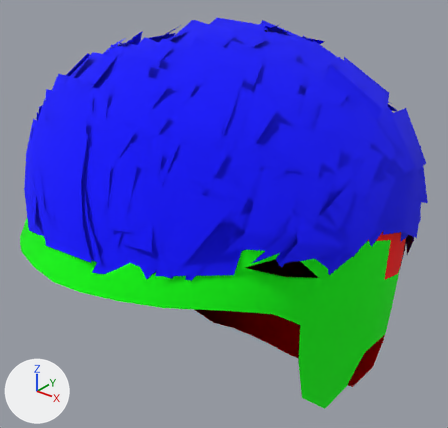
What one commit did to the OBJ model Assets/Didimo/Core/Content/Deformables/Hair/hair_003/hair_003.obj.
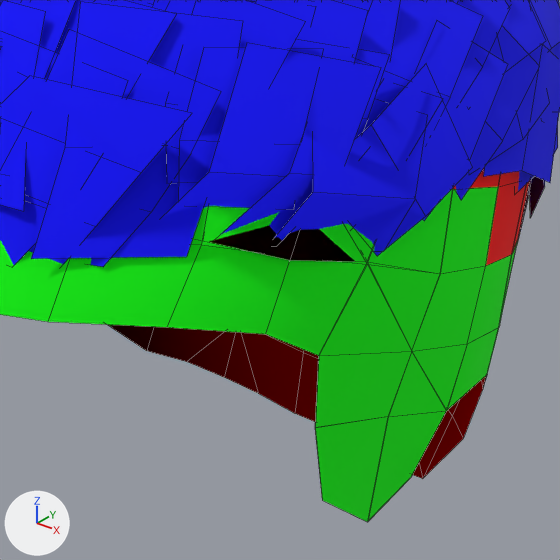
Each version is shown whole from a 50 mm lens placed at (16.1, -20.3, 190.2), pointed at (-0.4, 0.3, 177.4), then close up on the part from 31% to 94% of the width and 34% to 100% of the height. Lighting does not change. The marker at lower left points along +X, +Y and +Z. The close-ups show mesh edges as thin lines. Where no turn or scale is listed for an object, it has been applied to the vertices. Vertices at the same position are counted once.

In view in the first close-up: 'hair_003'.
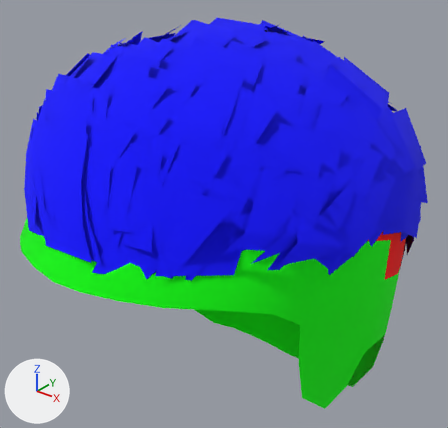
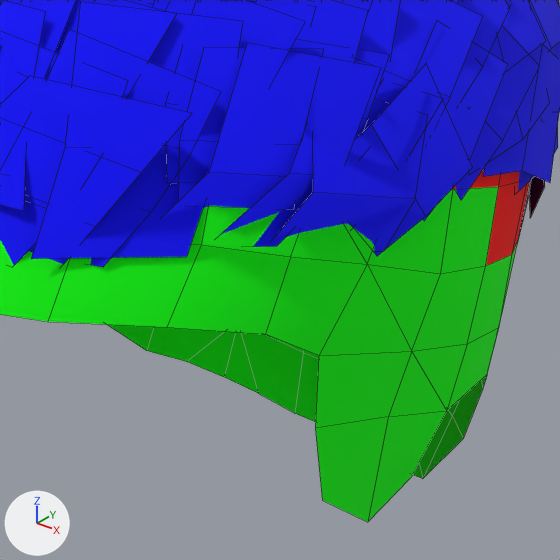
Location of each change, [x1, y1, x2, y2] in pixels of the close-ups (560 x 560 px):
part 1 of me_hair_003, cut back
    before: [209, 168, 530, 522]
    after: [266, 168, 530, 522]
part 2 of me_hair_003, recoloured (red to green)
    both: [108, 325, 463, 478]

The change, as a list of edits to the scene's bpy script:
```text
Change me_hair_003:
    used by ob_hair_003; location = (0.0, 0.0, 0.0)
    remove me_hair_003.from_pydata(...)  # 1569 vertices, 761 faces; spans x -7.9..7.9, y -9.7..9.2, z 165.8..186.4
    add me_hair_003.from_pydata(...)  # 1448 vertices, 663 faces; spans x -7.9..7.9, y -9.7..9.2, z 165.8..186.4
    me_hair_003 part 1
    121 vertices are removed from x -7.9..7.8, y -8.5..3.9, z 172.1..184.8
    238 faces are deleted
    4 vertices move within x -3.9..2.7, y -7.4..7.6, z 179.4..184.6
    80 new faces join them, mat_hair_inner (red #ff0000)
    58 new faces join them, mat_hair_inner_fringe (green #00ff00)
    2 new faces join them, mat_hair_outer (blue #0000ff)
    me_hair_003 part 2: 43 faces spanning x -7.9..7.8, y -4.3..6.7, z 165.8..179.7 switch from mat_hair_inner (red #ff0000) to mat_hair_inner_fringe (green #00ff00)
```
